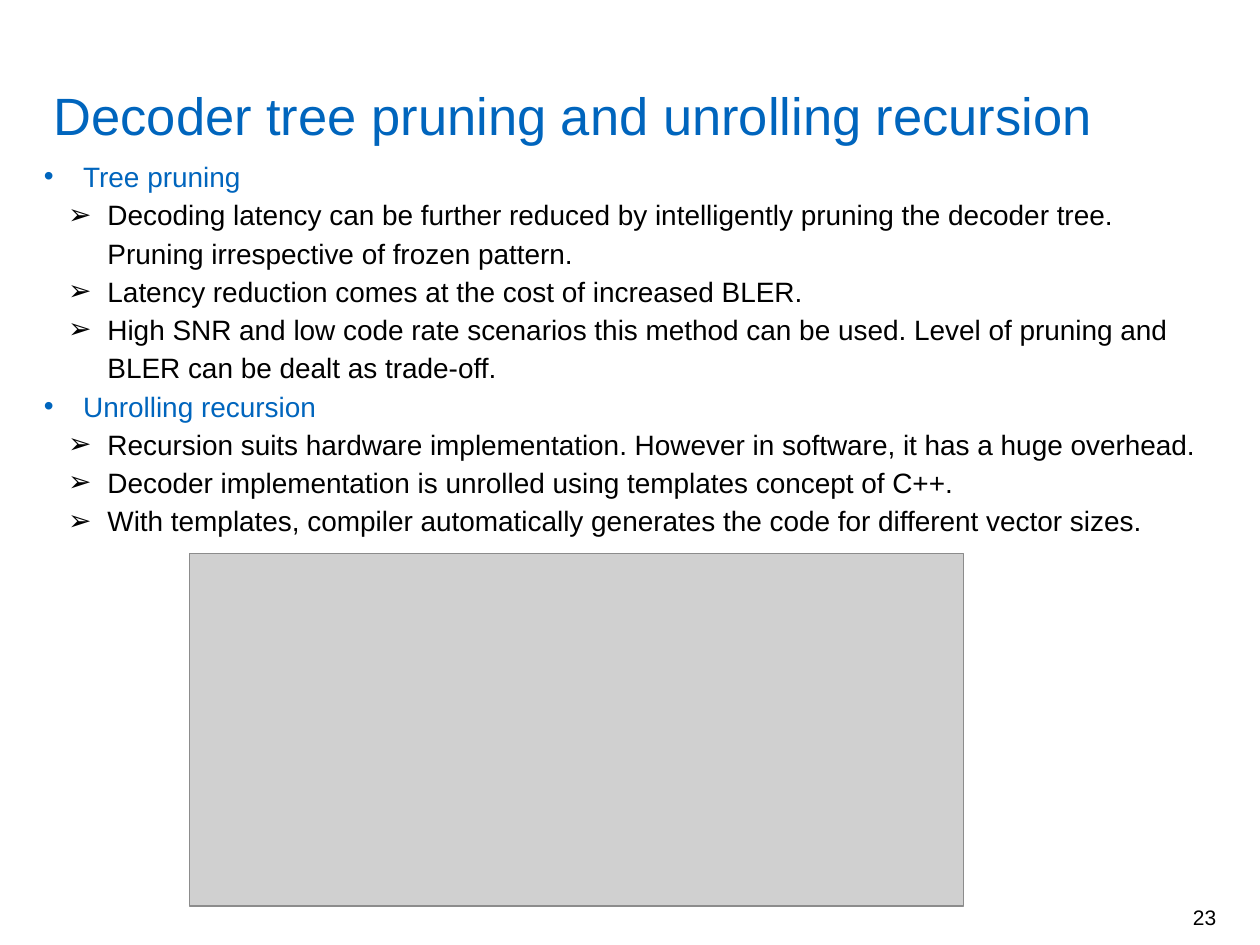
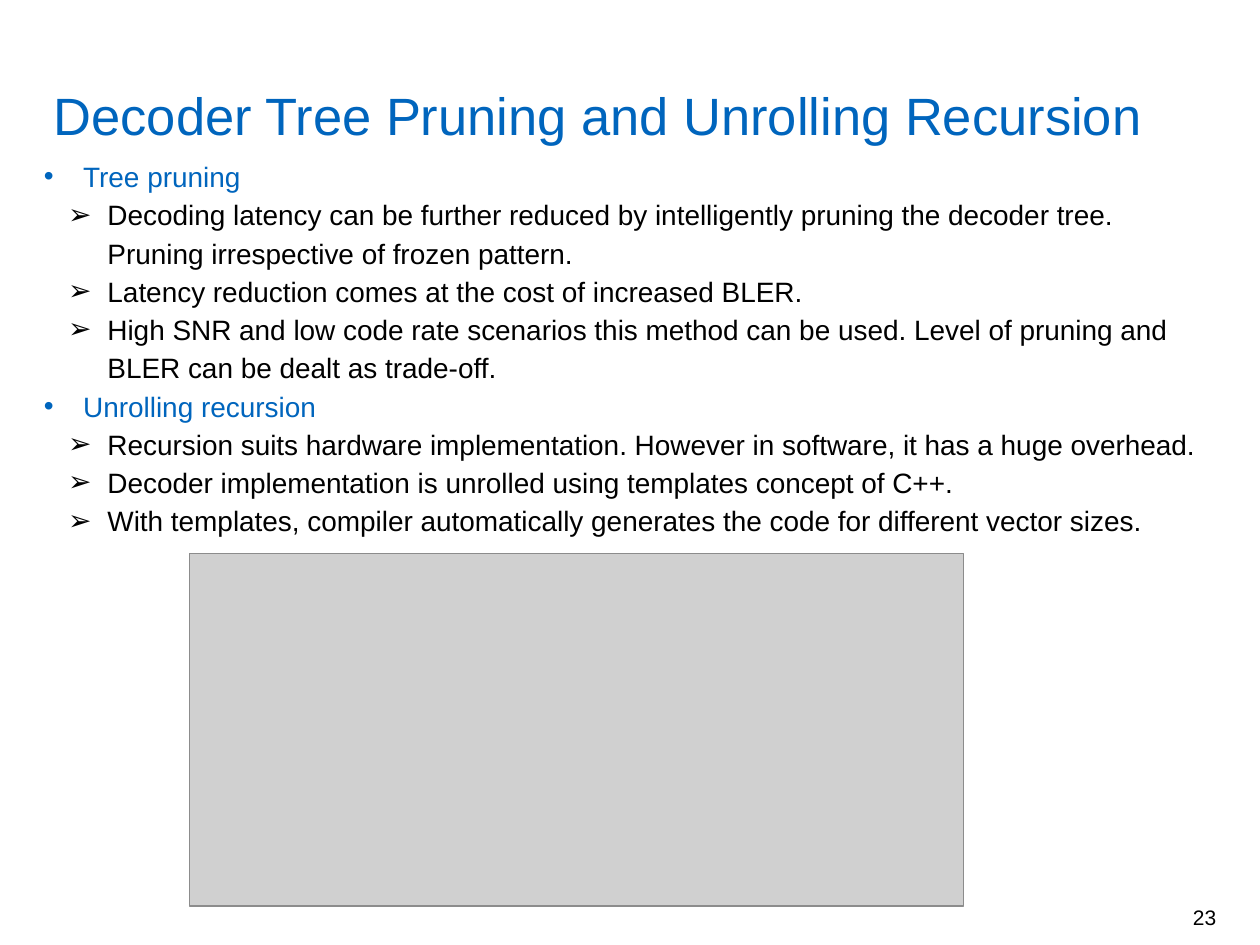
Before and after one commit to yadhu1961/thesis_5GPolorCodes, a slide deck: slide 23 of final_presentation/finalPpt1.4.pptx. Drawn at 1260x945 pixels with LibreOffice and Linux fonts; fonts in the diff are those of the drawing; grey boxes stand for pictures; background and template pictures are left out. Boxes give left, top, right and bottom in pixels: in the first picture for what was removed or moved away, otherwise in the second. Text is boxed around its words. In the diff, an @@ line names an element or a change of style, - is before the commit and + after.

```diff
--- a/final_presentation/finalPpt1.4.pptx
+++ b/final_presentation/finalPpt1.4.pptx
@@ title at [54,97,1141,146]: text changed @@
-Decoder tree pruning and unrolling recursion
+Decoder Tree Pruning and Unrolling Recursion
```
Also in this commit, not shown: 19 other slides changed.
